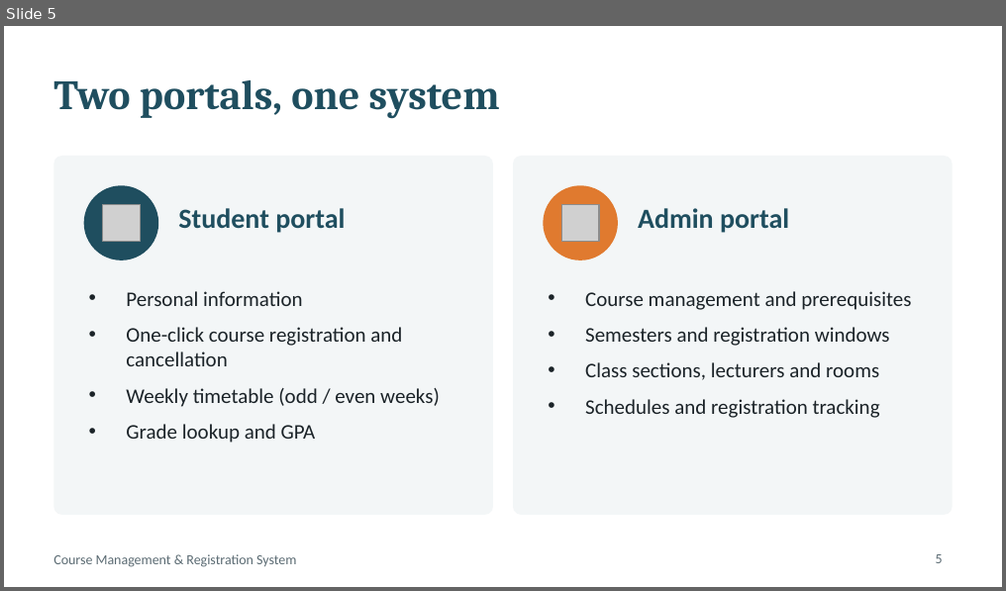
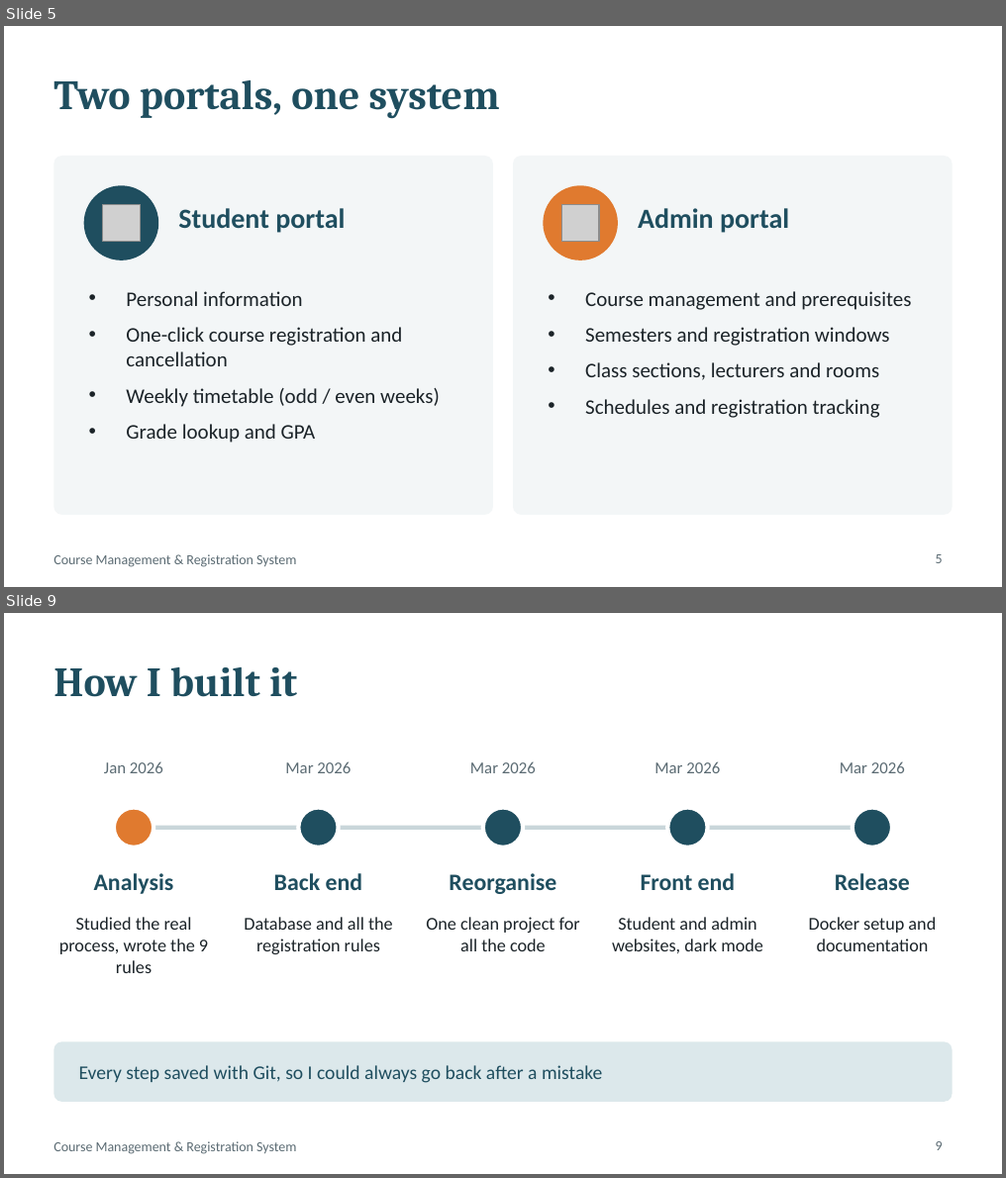
Before and after one commit to JustALog/Course-management-system, a slide deck: report/presentation.pptx. Shown one above the other, each under a label of ours: slide 5 before the commit, slides 5 and 9 after it; the slides between them are not shown. The pictures are 1006x591 and 1006x1178 pixels, drawn with LibreOffice and Linux fonts; fonts in the diff are those of the drawing; grey boxes stand for pictures. Boxes give left, top, right and bottom in pixels: in the first picture for what was removed or moved away, otherwise in the second. Text is boxed around its words. In the diff, an @@ line names an element or a change of style, - is before the commit and + after.

```diff
--- a/report/presentation.pptx
+++ b/report/presentation.pptx
@@ slide 9 added at [4,613,1002,1174], background #FFFFFF; not listed: 1 template element that a slide beside it also shows @@
@@ title added at [54,667,297,697], 30 pt, text #1F4E5F, bold @@
+How I built it
@@ text added at [104,761,163,773], 12 pt, text #5B6B73 @@
+Jan 2026
@@ text added at [285,761,350,773], 12 pt, text #5B6B73 @@
+Mar 2026
@@ text added at [470,761,536,773], 12 pt, text #5B6B73 @@
+Mar 2026
@@ text added at [654,761,720,773], 12 pt, text #5B6B73 @@
+Mar 2026
@@ text added at [840,761,905,773], 12 pt, text #5B6B73 @@
+Mar 2026
@@ ellipse added at [114,808,153,848], fill #E07A2F, outline #FFFFFF 3 pt @@
@@ ellipse added at [298,808,339,848], fill #1F4E5F, outline #FFFFFF 3 pt @@
@@ ellipse added at [483,808,523,848], fill #1F4E5F, outline #FFFFFF 3 pt @@
@@ ellipse added at [667,808,708,848], fill #1F4E5F, outline #FFFFFF 3 pt @@
@@ ellipse added at [852,808,892,848], fill #1F4E5F, outline #FFFFFF 3 pt @@
@@ line added from (134, 828) to (872, 828), #C9D6DA 3 pt @@
@@ text added at [94,873,174,894], 17 pt, text #1F4E5F, bold @@
+Analysis
@@ text added at [274,873,363,890], 17 pt, text #1F4E5F, bold @@
+Back end
@@ text added at [449,873,556,894], 17 pt, text #1F4E5F, bold @@
+Reorganise
@@ text added at [641,873,736,890], 17 pt, text #1F4E5F, bold @@
+Front end
@@ text added at [835,873,910,890], 17 pt, text #1F4E5F, bold @@
+Release
@@ text added at [59,917,208,973], 13 pt, text #1B2328 @@
+Studied the real process, wrote the 9 rules
@@ text added at [244,917,393,955], 13 pt, text #1B2328 @@
+Database and all the registration rules
@@ text added at [426,917,580,952], 13 pt, text #1B2328 @@
+One clean project for all the code
@@ text added at [612,917,763,954], 13 pt, text #1B2328 @@
+Student and admin websites, dark mode
@@ text added at [809,917,936,952], 13 pt, text #1B2328 @@
+Docker setup and documentation
@@ rounded rectangle added at [54,1042,952,1102], fill #DCE8EB @@
@@ text added at [79,1065,602,1083], 14 pt, text #1F4E5F @@
+Every step saved with Git, so I could always go back after a mistake
@@ page number added at [936,1142,943,1151], 10 pt, text #5B6B73 @@
+9
```
Also in this commit, not shown: 7 slides changed, 1 other slide added, 5 slides removed, 5 other files.
